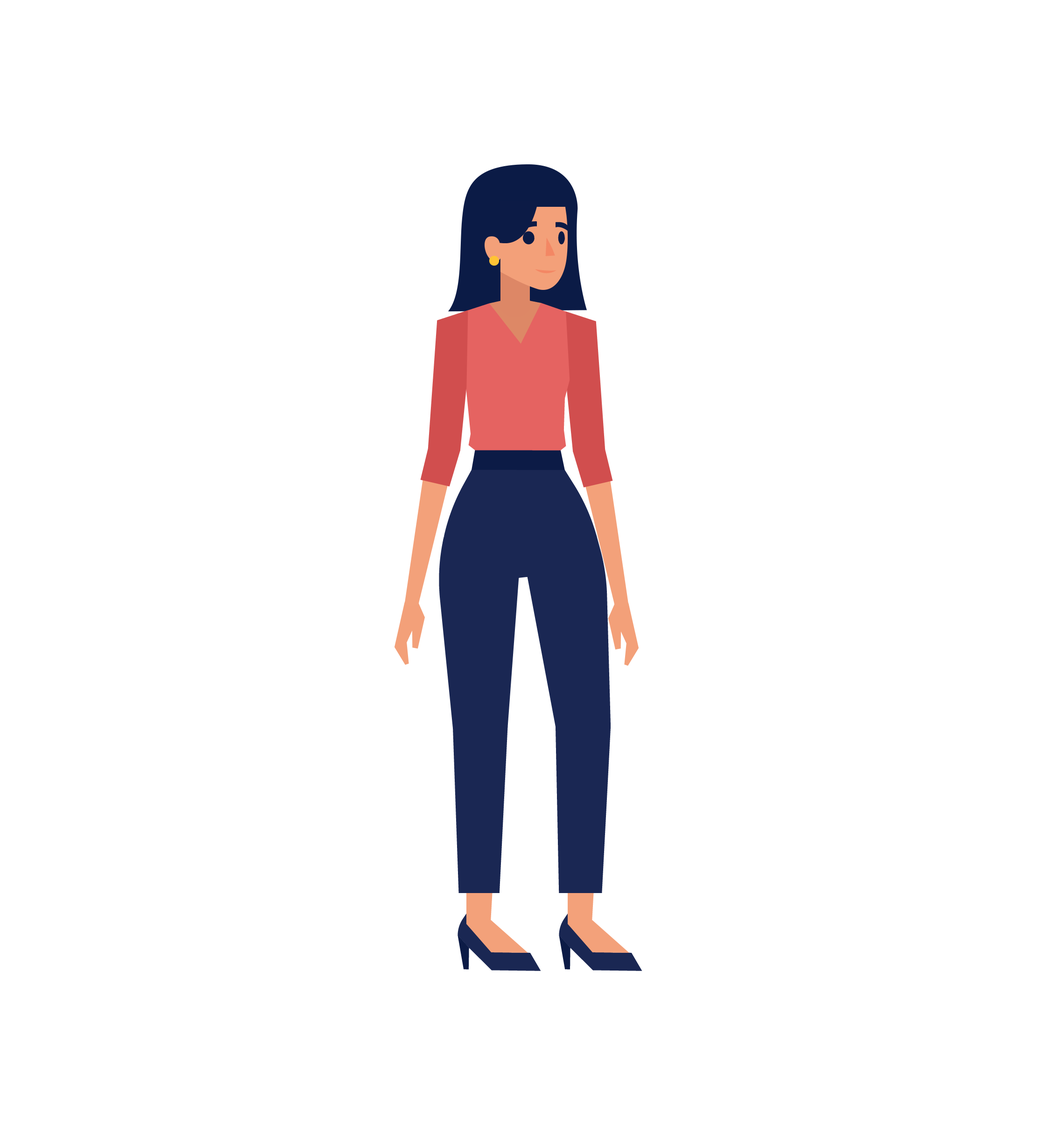
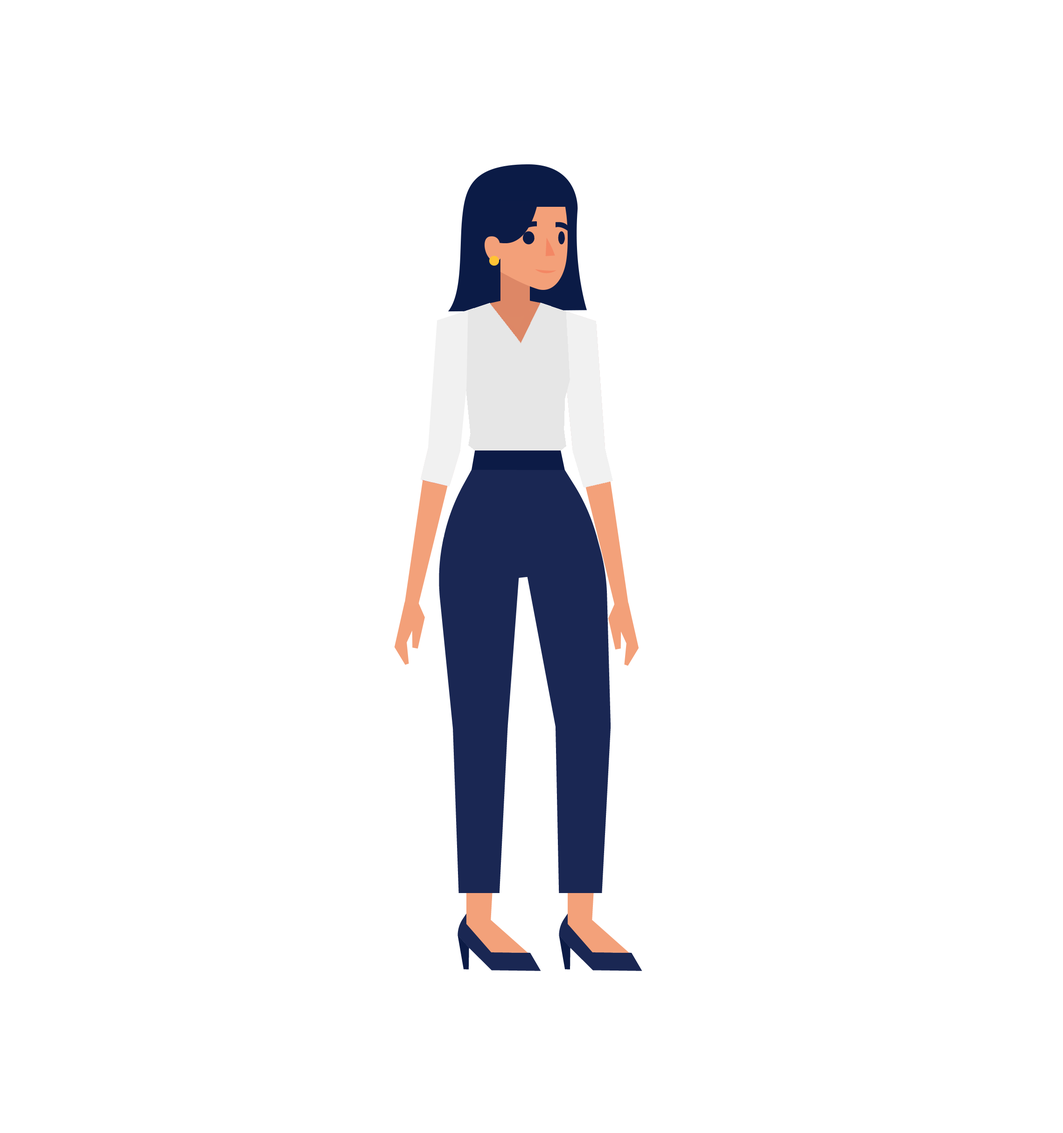
Two versions of the same layered image (1063x1133). Layer-by-layer changes:
painted on "BrazoFront" over [427, 309, 469, 460]
painted on "AntebrazoFront" over [419, 439, 461, 487]
painted on "Pecho" over [463, 302, 570, 451]
painted on "BrazoFront copy" over [564, 310, 606, 461]
painted on "AntebrazoFront copy" over [572, 440, 613, 488]
